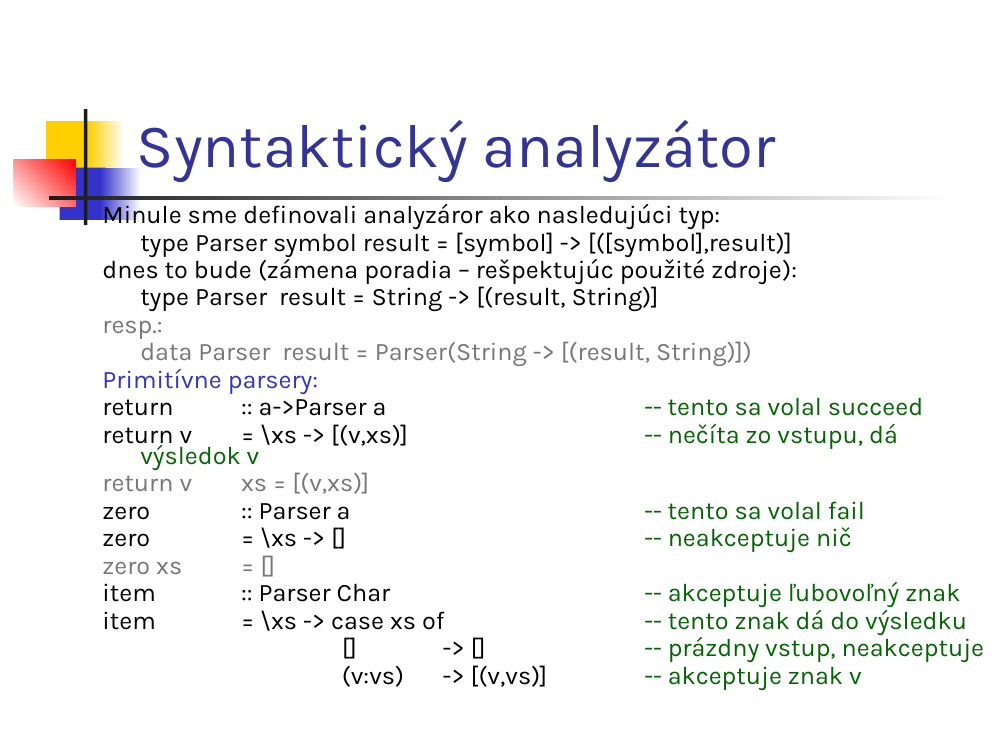
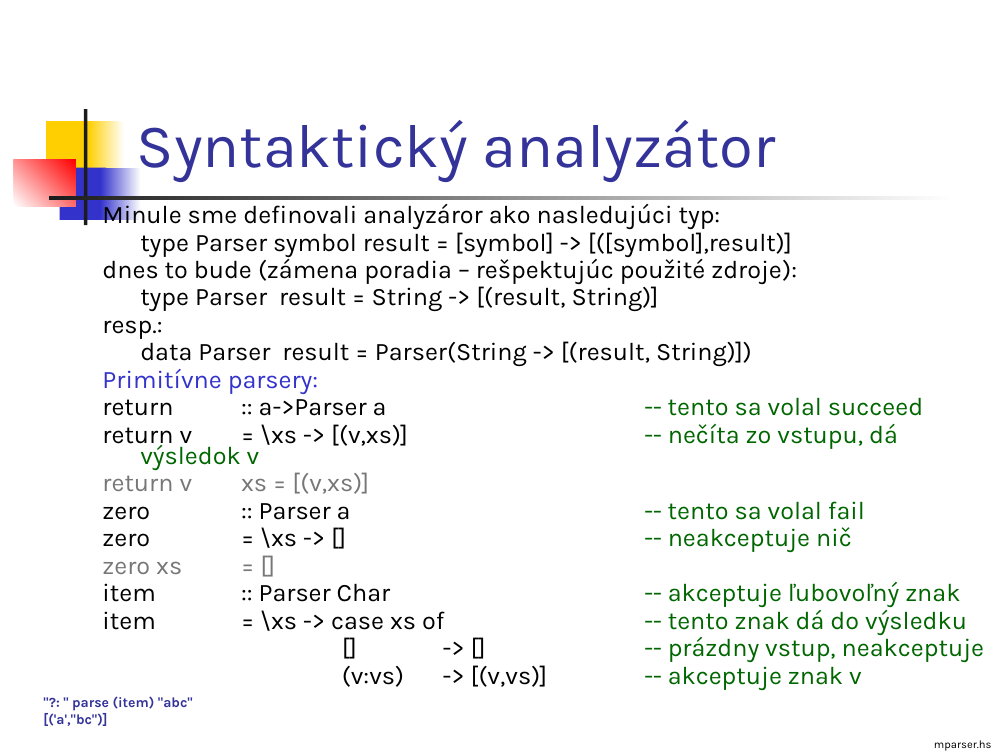
Before and after one commit to Funkcionalne/Prednasky, a slide deck: slide 3 of 10/10_fpro.ppt (slide 2 before the commit). Drawn at 1008x756 pixels with LibreOffice and Linux fonts; fonts in the diff are those of the drawing. Boxes give left, top, right and bottom in pixels: in the first picture for what was removed or moved away, otherwise in the second. Text is boxed around its words. In the diff, an @@ line names an element or a change of style, - is before the commit and + after.

```diff
--- a/10/10_fpro.ppt
+++ b/10/10_fpro.ppt
@@ text at box(102, 310, 752, 367): text colour #777777 to #000000 in "resp.:", "data Parser result = Parser(String -> [(result, ..." @@
@@ text added at box(43, 696, 193, 726), 10 pt, text #333399, bold @@
+"?: " parse (item) "abc"
+[('a',"bc")]
@@ text added at box(934, 740, 992, 751), 8 pt, text #000000 @@
+mparser.hs
```
Also in this commit, not shown: 23 other slides changed, 2 slides added, 5 other files.
